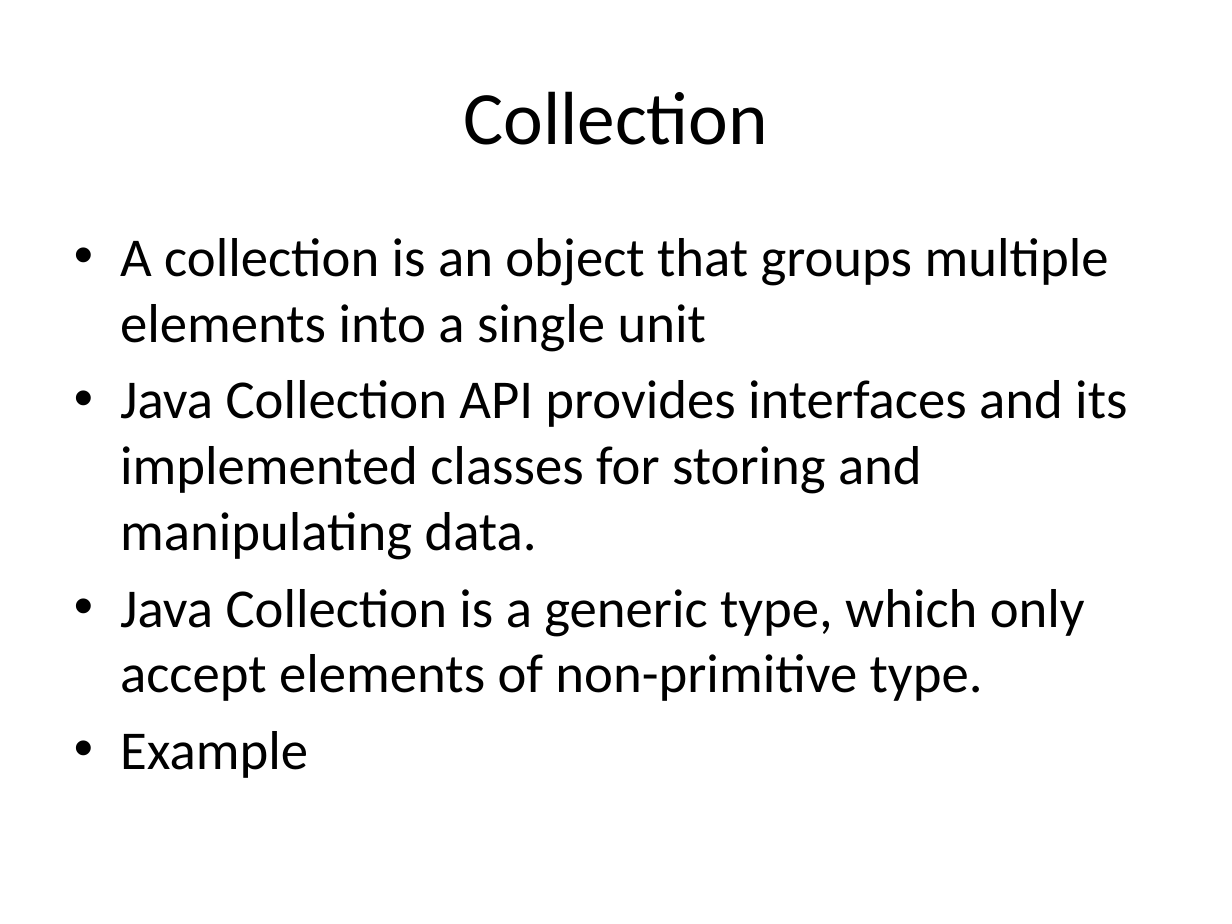
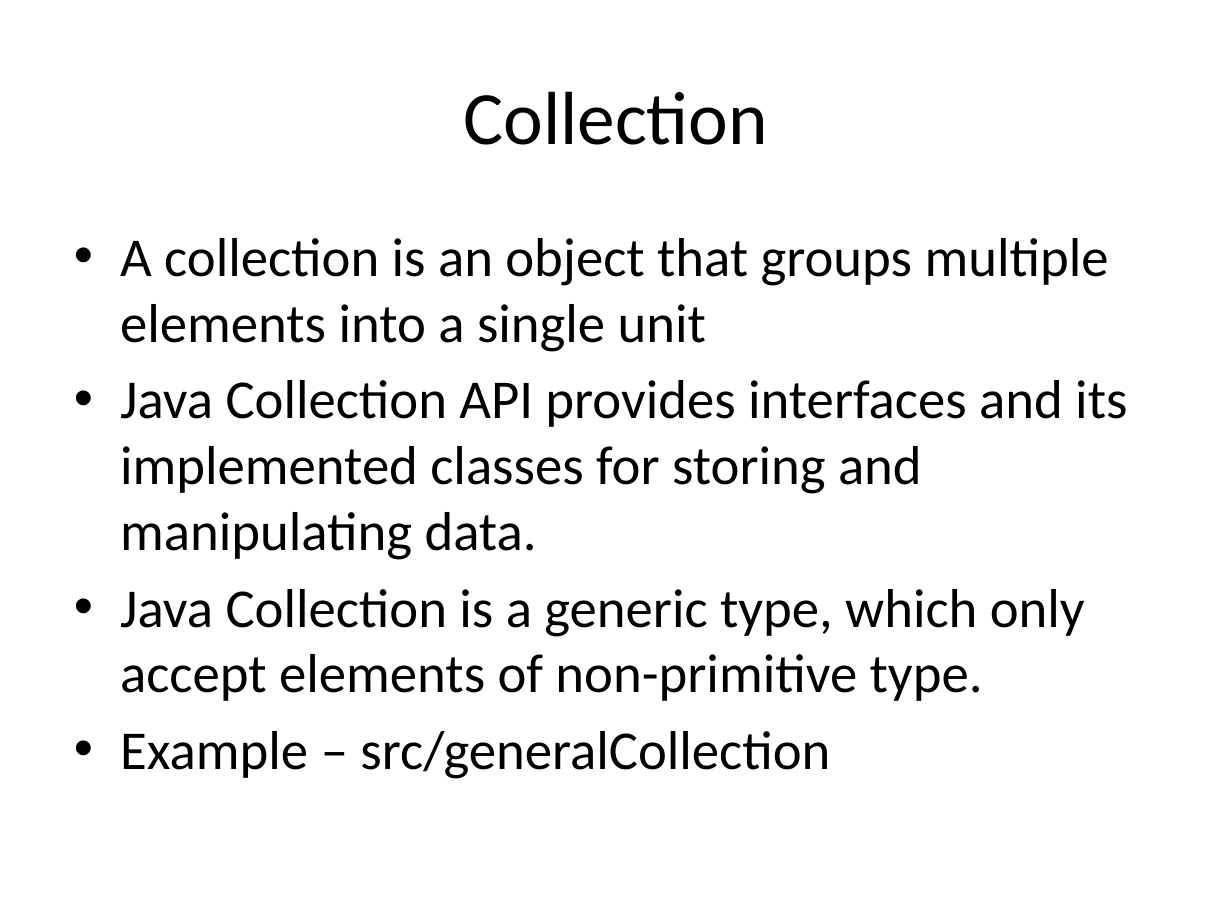
Before and after one commit to zevt/Java-Collection, a slide deck: slide 2 of Java Collection.pptx. Drawn at 1232x924 pixels with LibreOffice and Linux fonts; fonts in the diff are those of the drawing. Boxes give left, top, right and bottom in pixels: in the first picture for what was removed or moved away, otherwise in the second. Text is boxed around its words. In the diff, an @@ line names an element or a change of style, - is before the commit and + after.

```diff
--- a/Java Collection.pptx
+++ b/Java Collection.pptx
@@ text at box(120, 731, 830, 779): text changed @@
-• Example
+• Example – src/generalCollection
```
Also in this commit, not shown: 3 other files.
